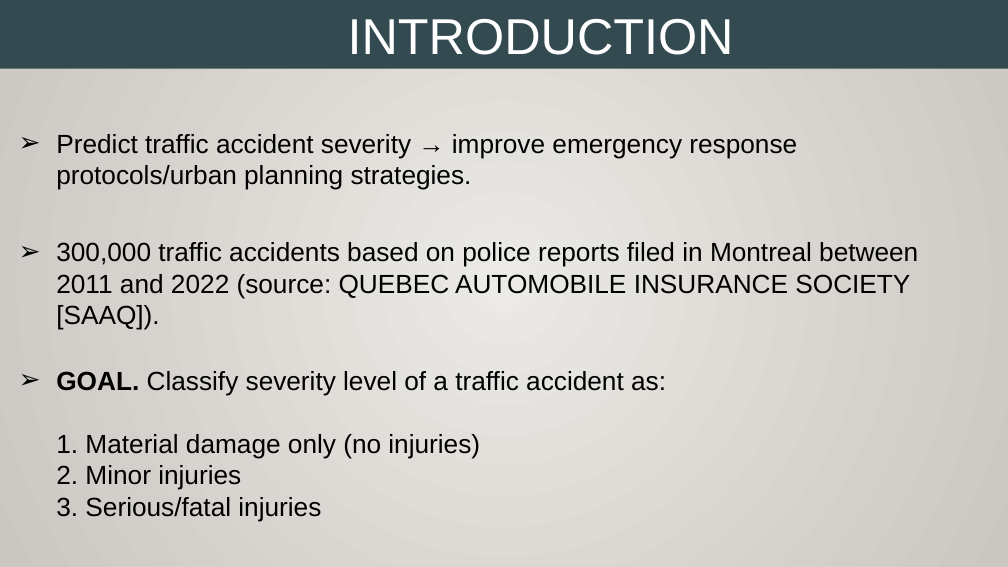
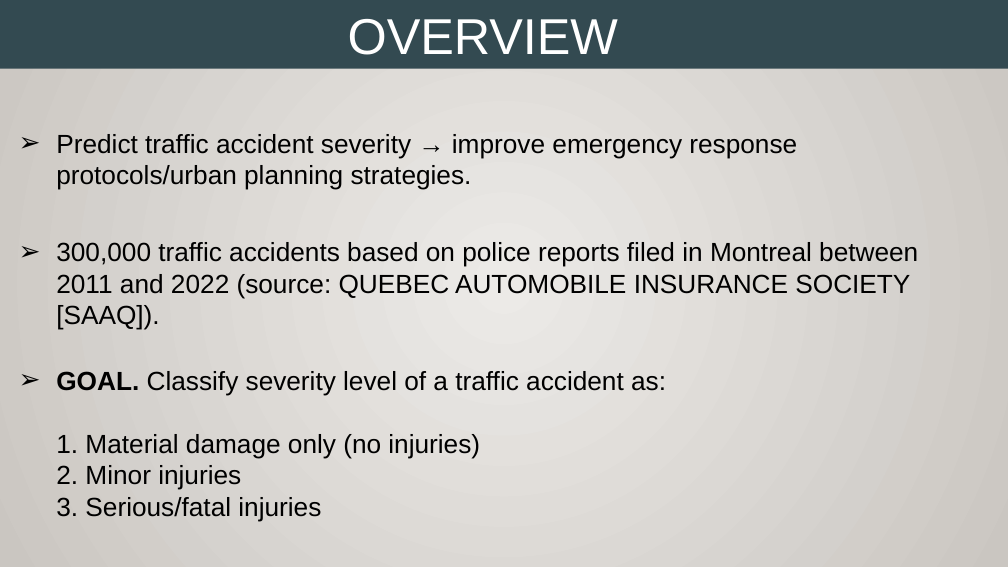
Before and after one commit to tmfreiberg/road-safety, a slide deck: slide 2 of presentation/Presentation_road_safety.pptx. Drawn at 1008x567 pixels with LibreOffice and Linux fonts; fonts in the diff are those of the drawing. Boxes give left, top, right and bottom in pixels: in the first picture for what was removed or moved away, otherwise in the second. Text is boxed around its words. In the diff, an @@ line names an element or a change of style, - is before the commit and + after.

```diff
--- a/presentation/Presentation_road_safety.pptx
+++ b/presentation/Presentation_road_safety.pptx
@@ text in rectangle at [348, 19, 618, 55]: text changed @@
-INTRODUCTION
+OVERVIEW
```
Also in this commit, not shown: 1 other slide changed.
